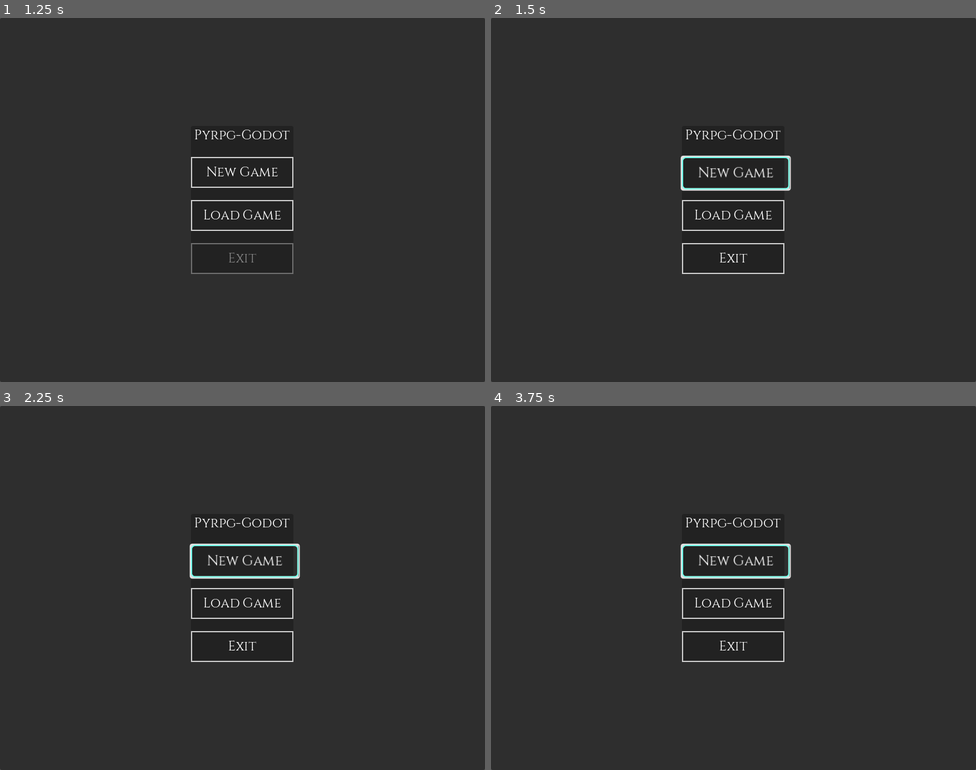
Above: before the commit, frames 1-4 (two rows, left to right).
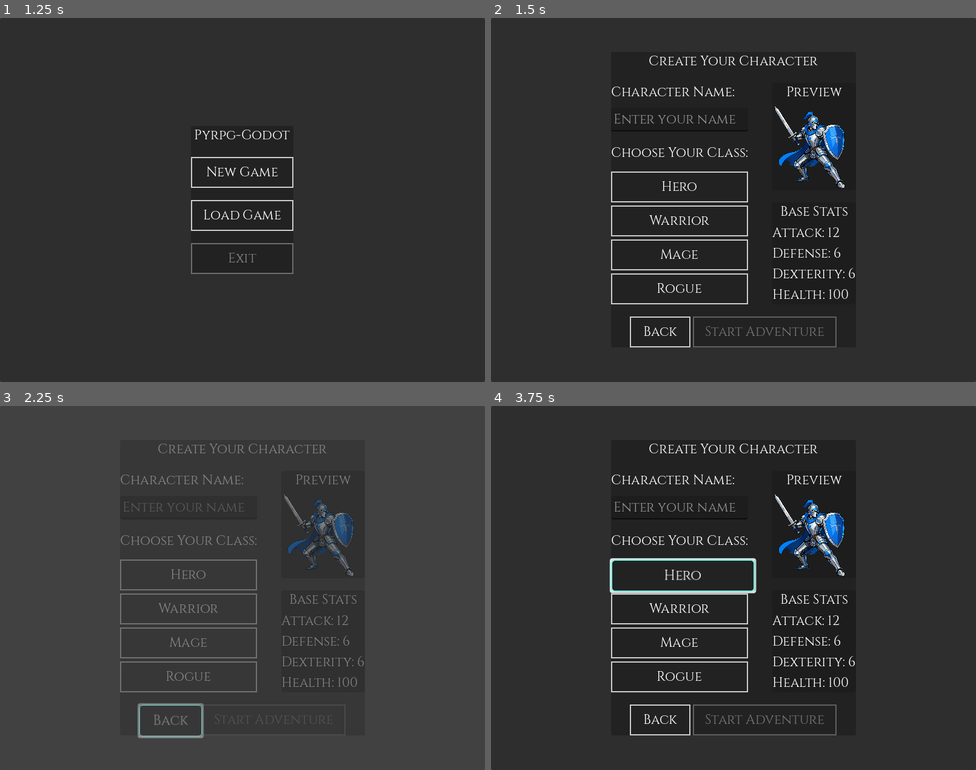
Above: after the commit, the same moments.

Repository: matt-taylor-git/godot-rpg-refactor
Game: Godot game, scene res://scenes/main.tscn
Same seed, same stepped clock (60 frames per second), same inputs: the game is played once before the commit and once after it.
Inputs (mouse positions are in pixels of both pictures, inside the frame that each line leads up to):
- Up to frame 1 (1.25 s): tap Enter at 0.5 s; move the mouse to (349, 181) at 0.52 s; hold Shift from 0.53 s (still down); click (349, 181) at 0.67 s; tap Space at 0.77 s
- Up to frame 2 (1.5 s): release Shift at 1.25 s; click "New Game" at 1.25 s
- Up to frame 3 (2.25 s): click (169, 719) at 2 s, where only the run after the commit has a clickable "Back"
- Up to frame 4 (3.75 s): click (733, 562) at 2.75 s, where only the run before the commit has a clickable "New Game"; click (680, 573) at 3.5 s, where only the run after the commit has a clickable "Hero"

Frame 1 is identical in both runs. In frame 2, 5.7% of the frame differs, in the area x 24-75%, y 10-91%; in frame 3, 5.3%; in frame 4, 6.0%.
Error after the commit: Invalid assignment of property or key 'text' with value of type 'String' on a base object of type 'null instance'. (res://scripts/ui/CharacterCreation.gd:68)

Commit message:
Fix scene transitions by having GameManager handle changes directly
The scene transition system was broken because:
1. MainScene used get_tree().change_scene_to_file() to load main_menu.tscn
2. This completely replaced the scene tree, removing MainScene from the tree
3. When GameManager emitted scene_changed signal, no one was listening
4. Scene changes from MainMenu (like "New Game") would fail silently

Solution:
- GameManager.change_scene() now directly calls get_tree().change_scene_to_file()
- No longer relies on MainScene to listen for signals
- Still emits scene_changed signal for any systems that want to listen
- Added better error handling and debug output

This fixes the issue where clicking "New Game" didn't navigate to character creation.

Diff:
--- a/scripts/globals/GameManager.gd
+++ b/scripts/globals/GameManager.gd
@@ -235,8 +235,16 @@
 		print("Error: Scene file not found: ", scene_path)
 		return
 	current_scene = scene_name
-	emit_signal("scene_changed", scene_name)
-	# Scene change is handled by MainScene via signal
+
+	# Directly change the scene instead of using signals
+	# (MainScene may not be in tree after initial scene change)
+	print("Loading scene: ", scene_path)
+	var error = get_tree().change_scene_to_file(scene_path)
+	if error != OK:
+		print("Error changing scene: ", error)
+	else:
+		print("Scene changed successfully to: ", scene_name)
+		emit_signal("scene_changed", scene_name)
 
 func get_current_scene() -> String:
 	return current_scene
